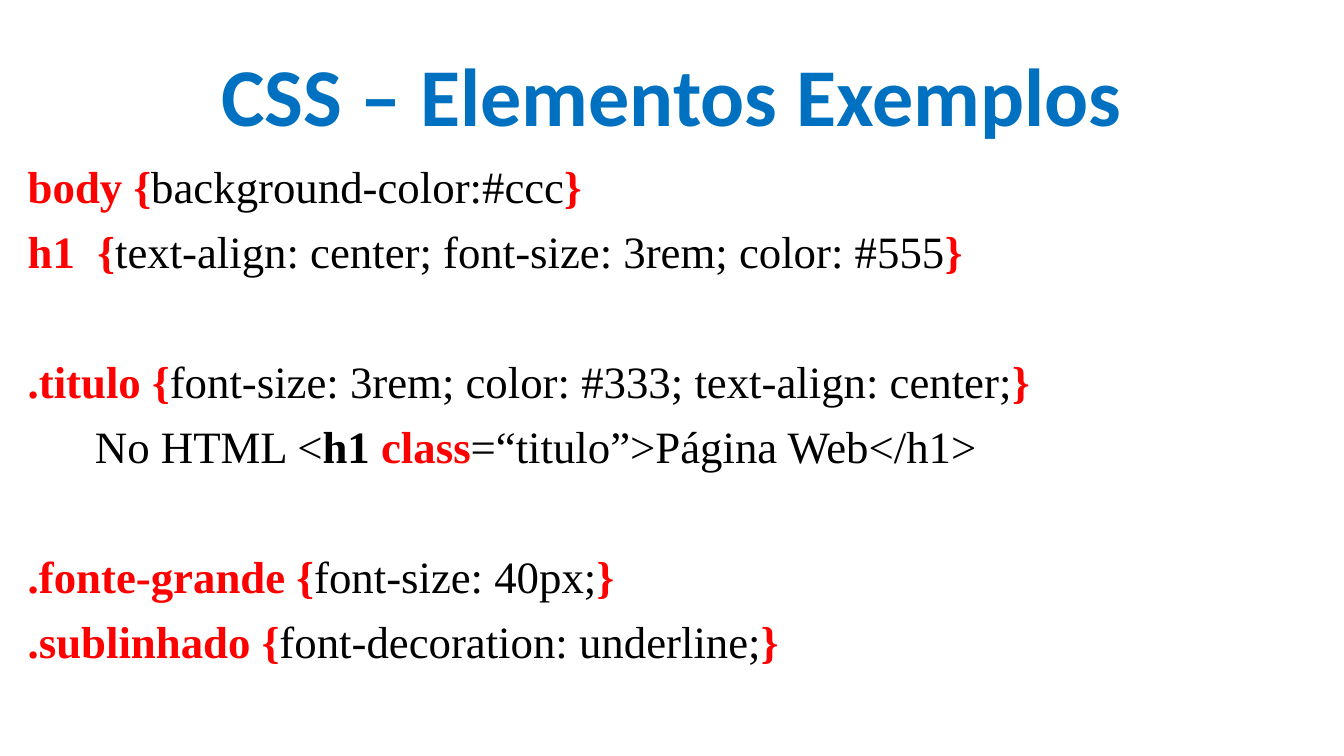
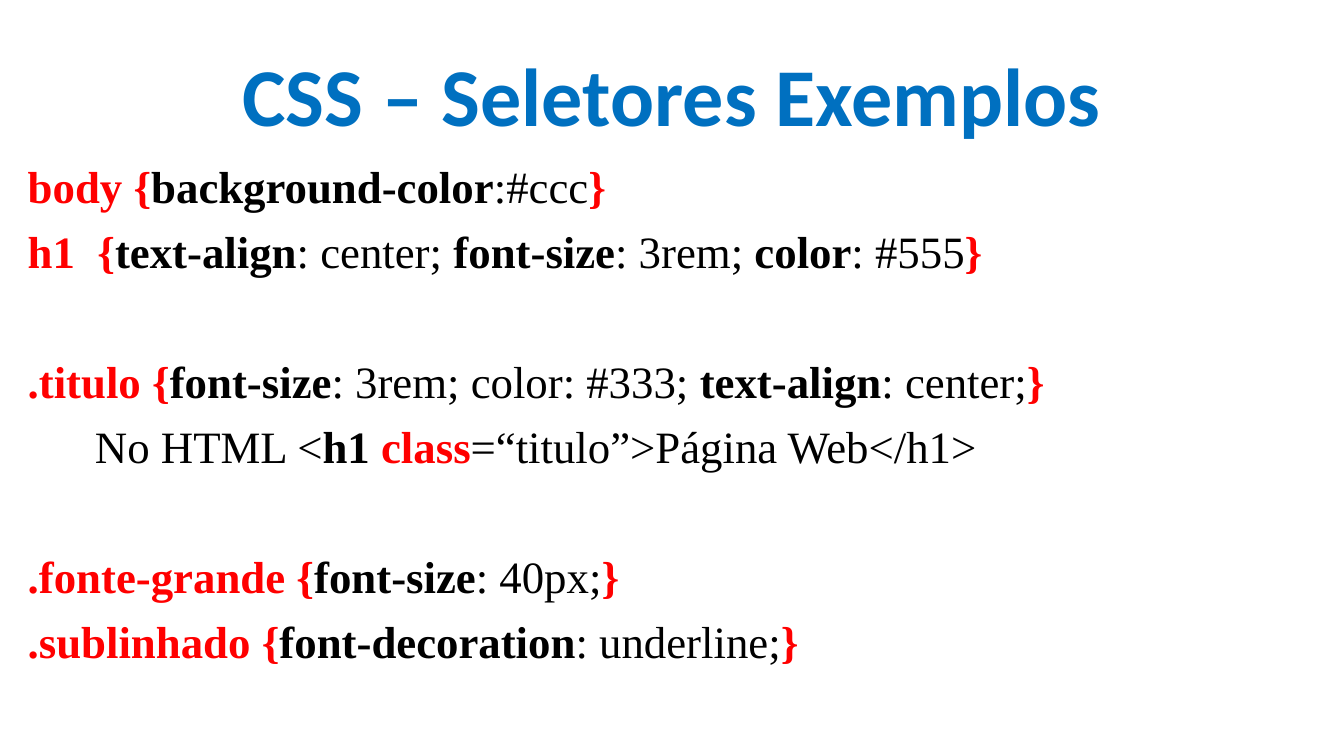
Before and after one commit to CloudEducationBrazil/WydenDesenvolvimentoWebPHP, a slide deck: slide 15 of 01 Classes/Aula 05 e 06 Desenvolvimento Web - CSS.pptx (slide 12 before the commit). Drawn at 1344x756 pixels with LibreOffice and Linux fonts; fonts in the diff are those of the drawing; background and template pictures are left out. Boxes give left, top, right and bottom in pixels: in the first picture for what was removed or moved away, otherwise in the second. Text is boxed around its words. In the diff, an @@ line names an element or a change of style, - is before the commit and + after.

```diff
--- a/01 Classes/Aula 05 e 06 Desenvolvimento Web - CSS.pptx
+++ b/01 Classes/Aula 05 e 06 Desenvolvimento Web - CSS.pptx
@@ title at bbox=[243, 68, 1100, 139]: text changed @@
-CSS – Elementos Exemplos
+CSS – Seletores Exemplos
@@ text at bbox=[28, 172, 1045, 665]: bold on in "{background-color:#ccc}", "{text-align: font-size: color:", "{font-size: text-align:", "{font-size:" and 1 more places @@
```
Also in this commit, not shown: 6 other slides changed, 33 slides added, 1 slide removed, 1 other file.
